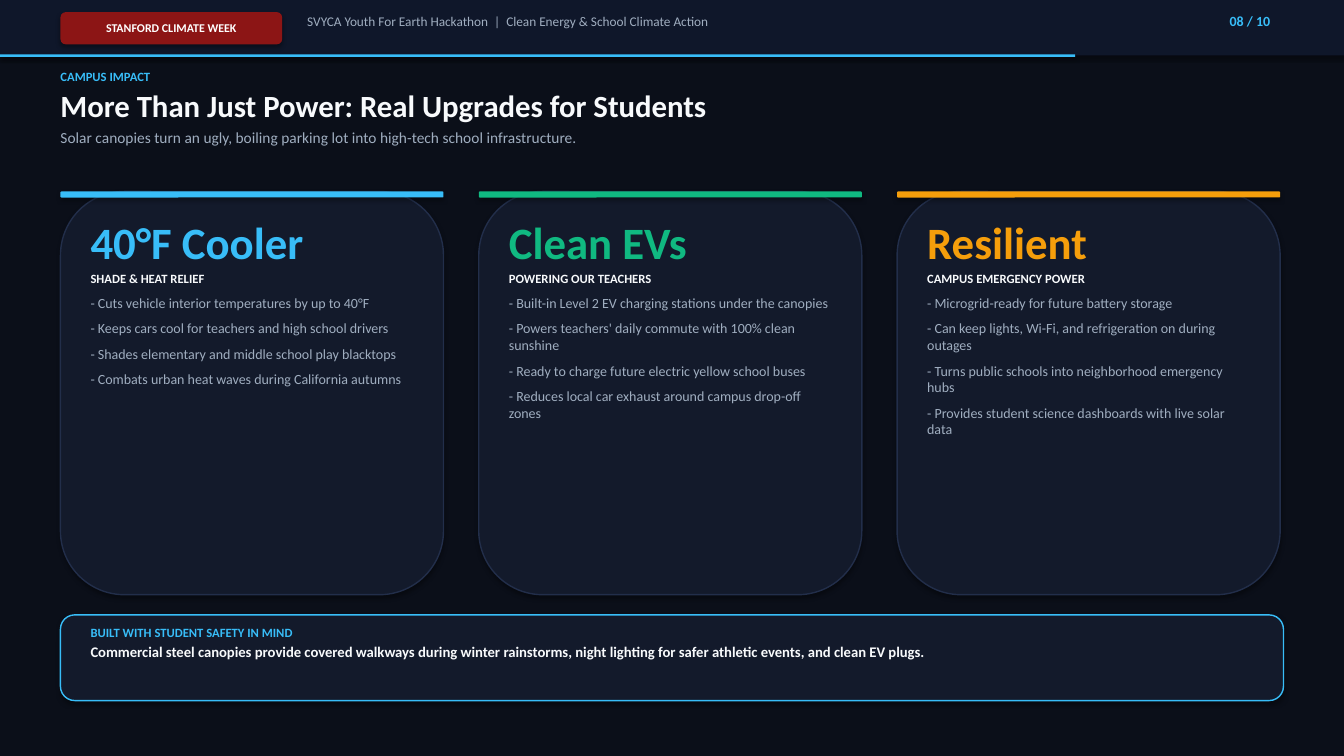
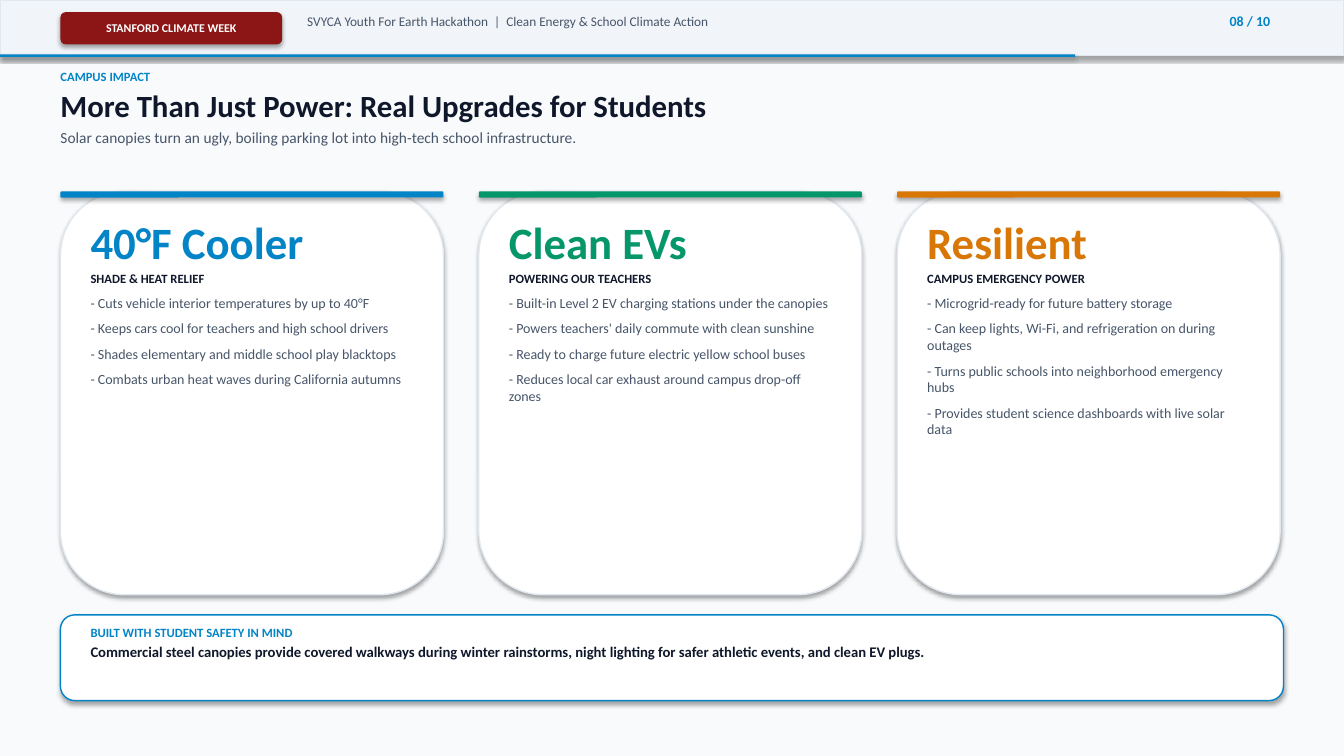
Before and after one commit to pranav-balaji/svyca2026, a slide deck: slide 8 of SolarSchoolsUSA_PitchDeck.pptx. Drawn at 1344x756 pixels with LibreOffice and Linux fonts; fonts in the diff are those of the drawing. Boxes give left, top, right and bottom in pixels: in the first picture for what was removed or moved away, otherwise in the second. Text is boxed around its words. In the diff, an @@ line names an element or a change of style, - is before the commit and + after.

Commit message:
feat(presentation): switch to light theme and problem-first introduction

```diff
--- a/SolarSchoolsUSA_PitchDeck.pptx
+++ b/SolarSchoolsUSA_PitchDeck.pptx
@@ rectangle at bbox=[0, 0, 1344, 756]: fill #0B0F19 to #F8FAFC @@
@@ rectangle at bbox=[0, 0, 1344, 55]: fill #0F172A to #F1F5F9; outline none to #E2E8F0 1 pt @@
@@ text "SVYCA Youth For Earth Hackathon ..." at bbox=[307, 17, 709, 29]: text colour #A0AEC0 to #475569 @@
@@ text "08 / 10" at bbox=[1230, 16, 1270, 26]: text colour #38BDF8 to #0284C7 @@
@@ rectangle at bbox=[0, 54, 1076, 57]: fill #38BDF8 to #0284C7 @@
@@ text "CAMPUS IMPACT" at bbox=[60, 72, 706, 146]: text colour #38BDF8 to #0284C7 in "CAMPUS IMPACT"; text colour #F8FAFC to #0F172A in "More Than Just Power: Real Upgrades for ..."; text colour #A0AEC0 to #475569 in "Solar canopies turn an ugly, boiling parking ..." @@
@@ rounded rectangle at bbox=[60, 192, 444, 198]: fill #38BDF8 to #0284C7 @@
@@ rounded rectangle at bbox=[479, 192, 862, 198]: fill #10B981 to #059669 @@
@@ rounded rectangle at bbox=[897, 192, 1280, 198]: fill #F59E0B to #D97706 @@
@@ fill #131A2B to #FFFFFF; outline #222E4A 1 pt to #E2E8F0 1 pt in 3 elements at bbox=[60, 192, 444, 595], bbox=[479, 192, 862, 595], bbox=[897, 192, 1280, 595] @@
@@ text "40°F Cooler" at bbox=[91, 227, 401, 387]: text colour #38BDF8 to #0284C7 in "40°F Cooler"; text colour #F8FAFC to #0F172A in "SHADE & HEAT RELIEF"; text colour #A0AEC0 to #475569 in "- Cuts vehicle interior temperatures by up ...", "- Keeps cars cool for teachers and ...", "- Shades elementary and middle school play ...", "- Combats urban heat waves during California ..." @@
@@ text at bbox=[509, 227, 828, 401]: text colour #10B981 to #059669 in "Clean EVs"; text colour #F8FAFC to #0F172A in "POWERING OUR TEACHERS"; text colour #A0AEC0 to #475569 in "- Built-in Level 2 EV charging stations ...", "- Ready to charge future electric yellow ...", "- Reduces local car exhaust around campus ..." @@
@@ text "Resilient" at bbox=[927, 227, 1225, 434]: text colour #F59E0B to #D97706 in "Resilient"; text colour #F8FAFC to #0F172A in "CAMPUS EMERGENCY POWER"; text colour #A0AEC0 to #475569 in "- Microgrid-ready for future battery storage", "- Can keep lights, Wi-Fi, and refrigeration ...", "- Turns public schools into neighborhood emergency ...", "- Provides student science dashboards with live ..." @@
@@ text at bbox=[516, 323, 814, 336]: text changed; text colour #A0AEC0 to #475569 @@
-- Powers teachers' daily commute with 100% clean sunshine
+- Powers teachers' daily commute with clean sunshine
@@ rounded rectangle at bbox=[60, 615, 1284, 701]: fill #131A2B to #FFFFFF; outline #38BDF8 1 pt to #0284C7 1 pt @@
@@ text "BUILT WITH STUDENT SAFETY IN ..." at bbox=[91, 628, 924, 660]: text colour #38BDF8 to #0284C7 in "BUILT WITH STUDENT SAFETY IN MIND"; text colour #F8FAFC to #0F172A in "Commercial steel canopies provide covered walkways during ..." @@
```
Also in this commit, not shown: 8 other slides changed, 1 slide added, 1 slide removed, 3 other files.
